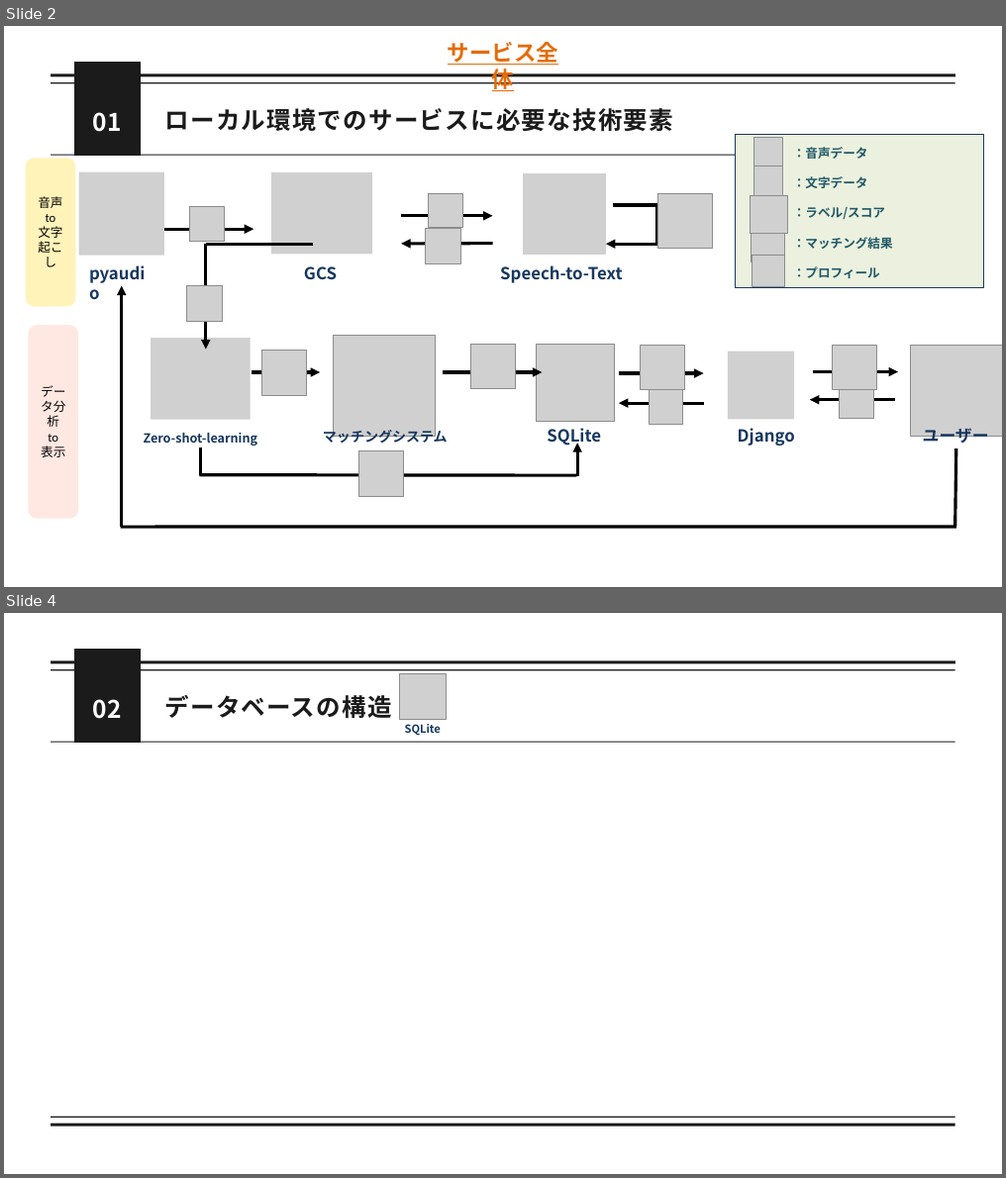
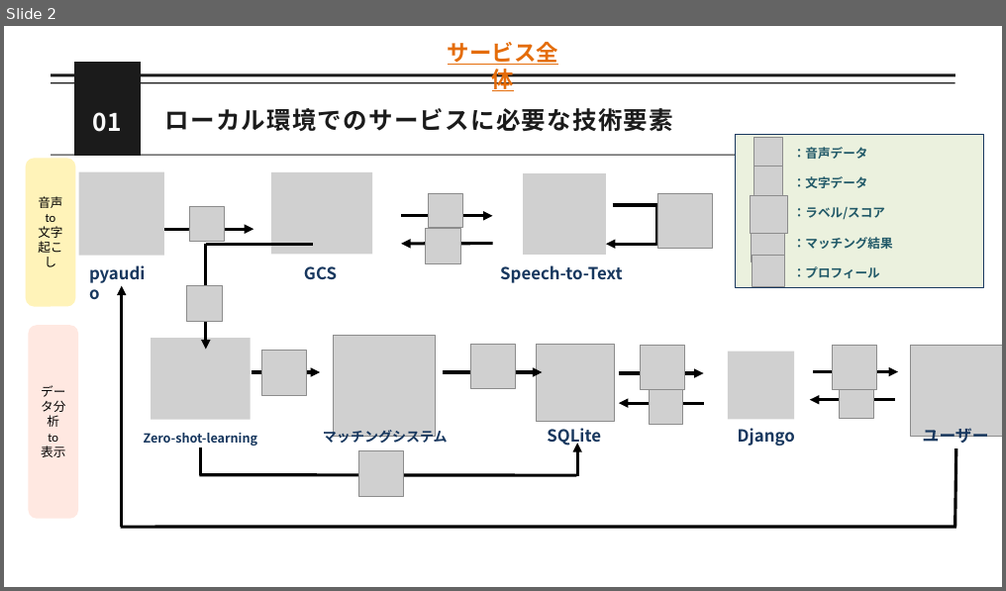
Before and after one commit to momok47/kokoronia, a slide deck: docs/ミーティング/発表資料/25_0725_進捗.pptx. Shown one above the other, each under a label of ours: slides 2 and 4 before the commit, slide 2 after it; the slides between them are not shown. The pictures are 1006x1178 and 1006x591 pixels, drawn with LibreOffice and Linux fonts; fonts in the diff are those of the drawing; grey boxes stand for pictures. Boxes give left, top, right and bottom in pixels: in the first picture for what was removed or moved away, otherwise in the second. Text is boxed around its words. In the diff, an @@ line names an element or a change of style, - is before the commit and + after.

```diff
--- a/docs/ミーティング/発表資料/25_0725_進捗.pptx
+++ b/docs/ミーティング/発表資料/25_0725_進捗.pptx
@@ slide 4 removed at (4, 613, 1002, 1174), background #FFFFFF @@
@@ line removed from (51, 670) to (955, 670) @@
@@ line removed from (51, 663) to (955, 663) @@
@@ freeform shape removed at (74, 649, 141, 743) @@
@@ text removed at (93, 699, 122, 719) @@
-02
@@ text removed at (165, 695, 392, 718) @@
-データベースの構造
@@ picture removed at (400, 673, 446, 719) @@
@@ text removed at (405, 724, 441, 736) @@
-SQLite
@@ line removed from (51, 742) to (955, 742) @@
@@ line removed from (51, 1117) to (955, 1117) @@
@@ line removed from (51, 1125) to (955, 1125) @@
```
Also in this commit, not shown: 2 slides changed, 4 slides added, 1 other slide removed, 14 other files.
